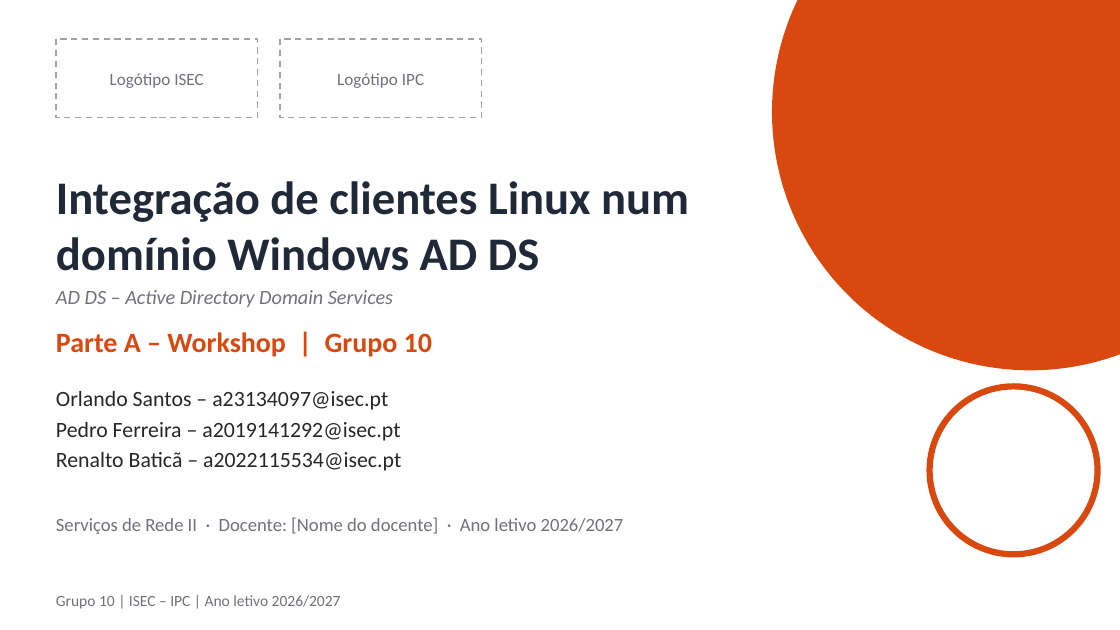
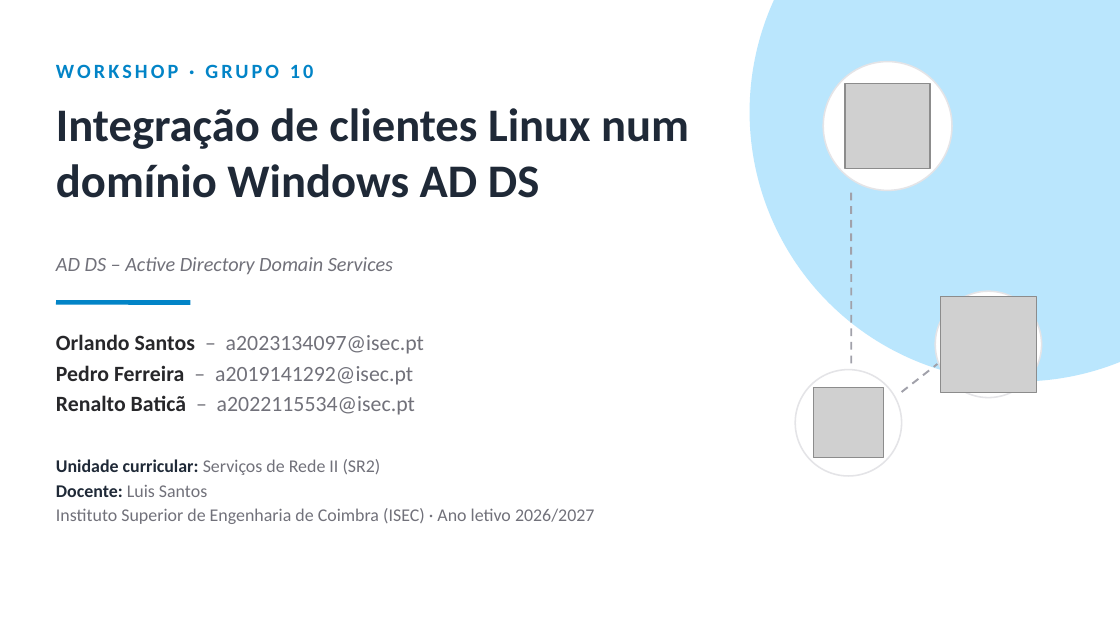
Before and after one commit to orlandonss/TrabalhoSR2, a slide deck: slide 1 of Apresentacoes_Workshop/SR2-2627-Workshop-Grp10-Apresentação-A.pptx. Drawn at 1120x630 pixels with LibreOffice and Linux fonts; fonts in the diff are those of the drawing; grey boxes stand for pictures. Boxes give left, top, right and bottom in pixels: in the first picture for what was removed or moved away, otherwise in the second. Text is boxed around its words. In the diff, an @@ line names an element or a change of style, - is before the commit and + after.

```diff
--- a/Apresentacoes_Workshop/SR2-2627-Workshop-Grp10-Apresentação-A.pptx
+++ b/Apresentacoes_Workshop/SR2-2627-Workshop-Grp10-Apresentação-A.pptx
@@ ellipse: place and size @@
-ellipse at (773, 0, 1120, 370)
+ellipse at (750, 0, 1120, 381)
@@ ellipse at (750, 0, 1120, 381): fill #D9480F to #BAE6FD; outline #D9480F 1 pt to #BAE6FD 1 pt @@
@@ rectangle removed at (56, 39, 258, 118) @@
@@ rectangle removed at (280, 39, 482, 118) @@
@@ text at (56, 64, 314, 78): text changed; size 18 to 13 pt; text colour #D9480F to #0284C7 @@
-Parte A – Workshop | Grupo 10
+WORKSHOP · GRUPO 10
@@ text removed at (110, 73, 203, 88) @@
-Logótipo ISEC
@@ text removed at (337, 73, 424, 88) @@
-Logótipo IPC
@@ ellipse: place and size @@
-ellipse at (930, 386, 1098, 554)
+ellipse at (823, 62, 952, 190)
@@ ellipse at (823, 62, 952, 190): outline #D9480F 4 pt to #E4E4E7 1 pt @@
@@ picture added at (846, 84, 931, 169) @@
@@ text "Integração de clientes Linux num ...": place and size @@
-text "Integração de clientes Linux num ..." at (56, 181, 689, 271)
+text "Integração de clientes Linux num ..." at (56, 108, 689, 198)
@@ text "Integração de clientes Linux num ..." at (56, 108, 689, 198): vertical alignment bottom to top @@
@@ line added from (851, 193) to (851, 367), #A1A1AA 1.25 pt dashed @@
@@ text "AD DS – Active Directory ...": place and size @@
-text "AD DS – Active Directory ..." at (56, 290, 393, 307)
+text "AD DS – Active Directory ..." at (56, 257, 393, 274)
@@ ellipse added at (935, 291, 1042, 398), fill #FFFFFF, outline #E4E4E7 1 pt @@
@@ picture added at (941, 297, 1036, 392) @@
@@ text "Orlando Santos – a2023134097@isec.pt": place and size @@
-text "Orlando Santos – a2023134097@isec.pt" at (56, 391, 401, 471)
+text "Orlando Santos – a2023134097@isec.pt" at (56, 334, 424, 415)
@@ line added from (56, 302) to (190, 302), #0284C7 3 pt @@
@@ text at (56, 334, 424, 354): text changed; text colour #27272A to #71717A @@
-Orlando Santos – a23134097@isec.pt
+Orlando Santos – a2023134097@isec.pt
@@ text at (56, 365, 415, 415): text colour #27272A to #71717A in "– a2019141292@isec.pt", "– a2022115534@isec.pt"; bold on in "Pedro Ferreira", "Renalto Baticã" @@
@@ ellipse added at (795, 370, 902, 476), fill #FFFFFF, outline #E4E4E7 1 pt @@
@@ picture added at (813, 388, 884, 458) @@
@@ line added from (902, 392) to (937, 364), #A1A1AA 1.25 pt dashed @@
@@ text at (56, 459, 594, 524): text changed; size 12 to 11.5 pt @@
-Serviços de Rede II · Docente: [Nome do docente] · Ano letivo 2026/2027
+Unidade curricular: Serviços de Rede II (SR2)
+Docente: Luis Santos
+Instituto Superior de Engenharia de Coimbra (ISEC) · Ano letivo 2026/2027
@@ text removed at (56, 595, 341, 609) @@
-Grupo 10 | ISEC – IPC | Ano letivo 2026/2027
```
Also in this commit, not shown: 5 other slides changed, 41 slides added, 63 slides removed, 8 other files.
